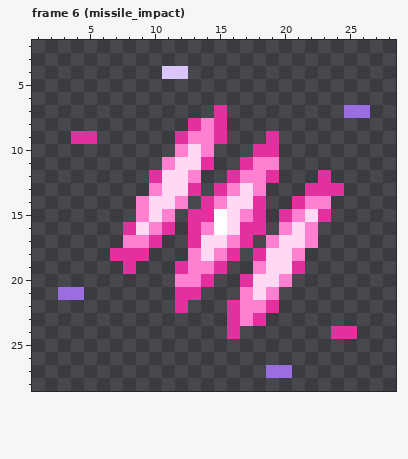
Two states of a pixel-art file, assets/source/vfx/magic_missile/vfx_magic_missile.ase. This is how it looked before the edit.
32x32 pixels, 9 frames. Shown: frame 6 (missile_impact): x 1..28, y 2..28. The commit also changed other frames, which this record leaves out.
Now the later version:
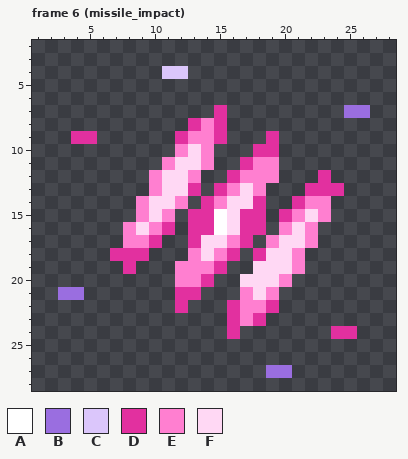
Palette (. is transparent): A #ffffff  B #9a6ee0  C #dbc6fb  D #e2309f  E #ff7fd0  F #ffd8f4
The edit:
Frame 6 (missile_impact):
The edit turns colour E into colour D in row 15 at x 17; in row 16 at x 14.
The edit turns colour D into colour E in row 11 at x 14; in row 12 at x 10 and 19; in row 15 at x 23; in row 16 at x 8; in row 19 at x 12 and 21.
The edit turns colour D into colour F in row 20 at x 17.
The edit turns colour E into colour F in row 19 at x 18.
Changed places in both pictures, as pixel boxes (x1, y1, x2, y2):
changed: (123, 157, 331, 287)
